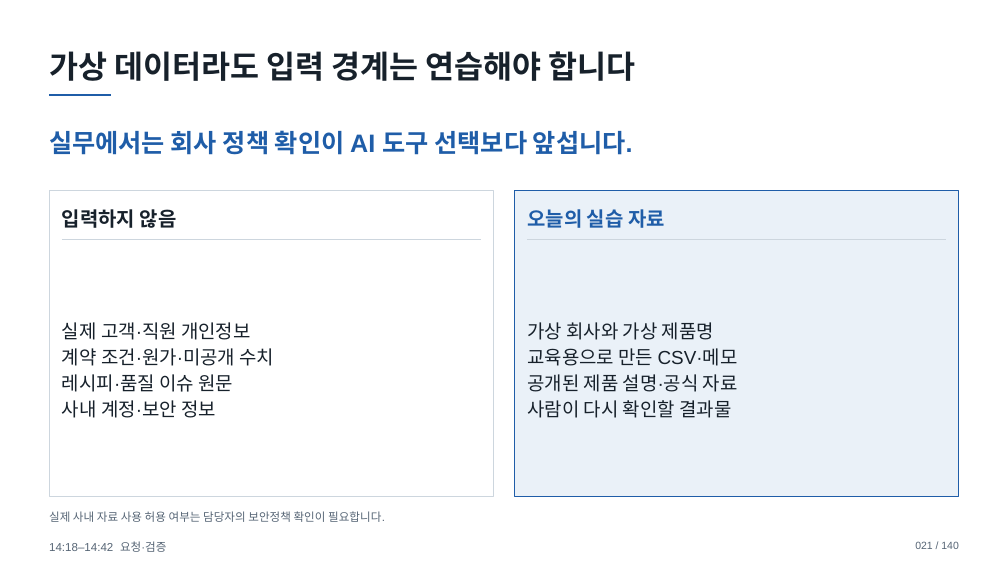
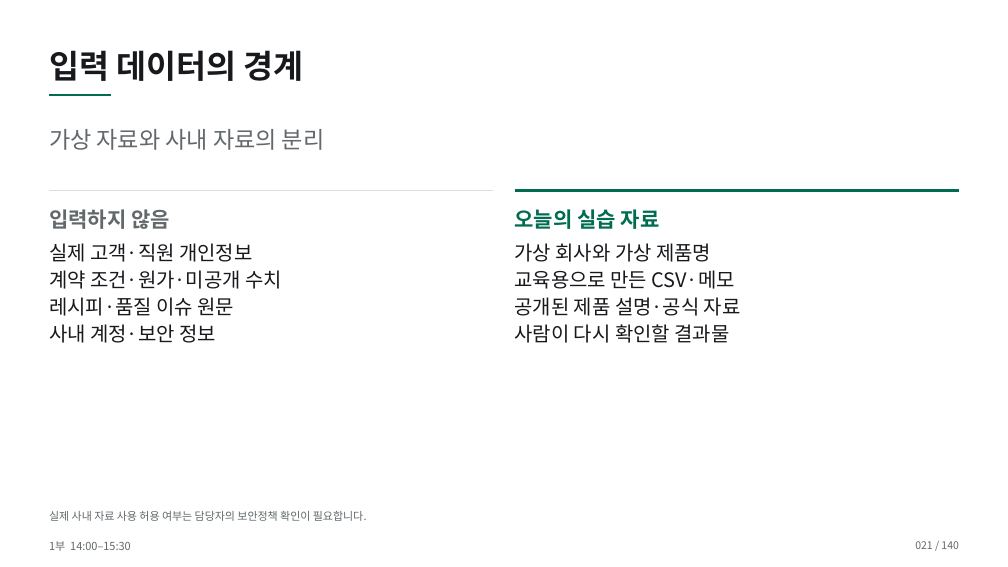
Before and after one commit to smilesjcha/how-to-work-better, a slide deck: slide 21 of lectures/20261007-daeryzen-ai-office/output/daeryzen-ai-office-20261007.pptx. Drawn at 1008x567 pixels with LibreOffice and Linux fonts; fonts in the diff are those of the drawing. Boxes give left, top, right and bottom in pixels: in the first picture for what was removed or moved away, otherwise in the second. Text is boxed around its words. In the diff, an @@ line names an element or a change of style, - is before the commit and + after.

```diff
--- a/lectures/20261007-daeryzen-ai-office/output/daeryzen-ai-office-20261007.pptx
+++ b/lectures/20261007-daeryzen-ai-office/output/daeryzen-ai-office-20261007.pptx
@@ text at (49, 50, 303, 81): text changed; size 30 to 31 pt; font Arial to Noto Sans CJK KR; text colour #17212B to #17191C @@
-가상 데이터라도 입력 경계는 연습해야 합니다
+입력 데이터의 경계
@@ line (49, 95) - (111, 95): stroke #1F5DA8 2.2 pt to #006C50 2.2 pt @@
@@ text at (49, 129, 324, 150): text changed; size 24 to 22 pt; font Arial to Noto Sans CJK KR; text colour #1F5DA8 to #62686B; bold off @@
-실무에서는 회사 정책 확인이 AI 도구 선택보다 앞섭니다.
+가상 자료와 사내 자료의 분리
@@ text "입력하지 않음": place and size @@
-text "입력하지 않음" at (62, 209, 177, 228)
+text "입력하지 않음" at (49, 209, 170, 229)
@@ text "입력하지 않음" at (49, 209, 170, 229): size 19 to 20 pt, font Arial to Noto Sans CJK KR, text colour #17212B to #62686B; line spacing 1.15 to 1.12 @@
@@ line moved from (62, 240) - (481, 240) to (49, 191) - (494, 191) @@
@@ line (49, 191) - (494, 191): stroke #CDD6DE 1 pt to #D9DDDE 1 pt @@
@@ rectangle removed at (49, 191, 494, 497) @@
@@ text "오늘의 실습 자료": place and size @@
-text "오늘의 실습 자료" at (527, 209, 665, 228)
+text "오늘의 실습 자료" at (515, 209, 660, 229)
@@ text "오늘의 실습 자료" at (515, 209, 660, 229): size 19 to 20 pt, font Arial to Noto Sans CJK KR, text colour #1F5DA8 to #006C50; line spacing 1.15 to 1.12 @@
@@ line moved from (528, 240) - (946, 240) to (515, 191) - (959, 191) @@
@@ line (515, 191) - (959, 191): stroke #CDD6DE 1 pt to #006C50 2.2 pt @@
@@ rectangle removed at (515, 191, 960, 497) @@
@@ text "실제 고객·직원 개인정보": place and size @@
-text "실제 고객·직원 개인정보" at (62, 322, 275, 418)
+text "실제 고객·직원 개인정보" at (49, 243, 282, 343)
@@ text "실제 고객·직원 개인정보" at (49, 243, 282, 343): size 18 to 19 pt, font Arial to Noto Sans CJK KR, text colour #17212B to #17191C; line spacing 1.15 to 1.12; vertical alignment middle to top @@
@@ text "가상 회사와 가상 제품명" at (515, 243, 741, 343): size 18 to 19 pt, font Arial to Noto Sans CJK KR, text colour #17212B to #17191C; line spacing 1.15 to 1.12; vertical alignment middle to top @@
@@ text "가상 회사와 가상 제품명": place and size @@
-text "가상 회사와 가상 제품명" at (527, 322, 738, 418)
+text "가상 회사와 가상 제품명" at (515, 243, 741, 343)
@@ text "실제 사내 자료 사용 허용 ..." at (49, 511, 367, 521): size 11 to 10.5 pt, font Arial to Noto Sans CJK KR, text colour #566575 to #62686B; line spacing 1.15 to 1.12 @@
@@ text "021 / 140" at (915, 541, 958, 549): font Arial to Noto Sans CJK KR, text colour #566575 to #62686B; line spacing 1.15 to 1.12 @@
@@ text at (49, 541, 131, 551): text changed; size 11 to 10.5 pt; font Arial to Noto Sans CJK KR; text colour #566575 to #62686B @@
-14:18–14:42 요청·검증
+1부 14:00–15:30
```
Also in this commit, not shown: 138 other slides changed, 1 slide added, 1 slide removed, 21 other files.
